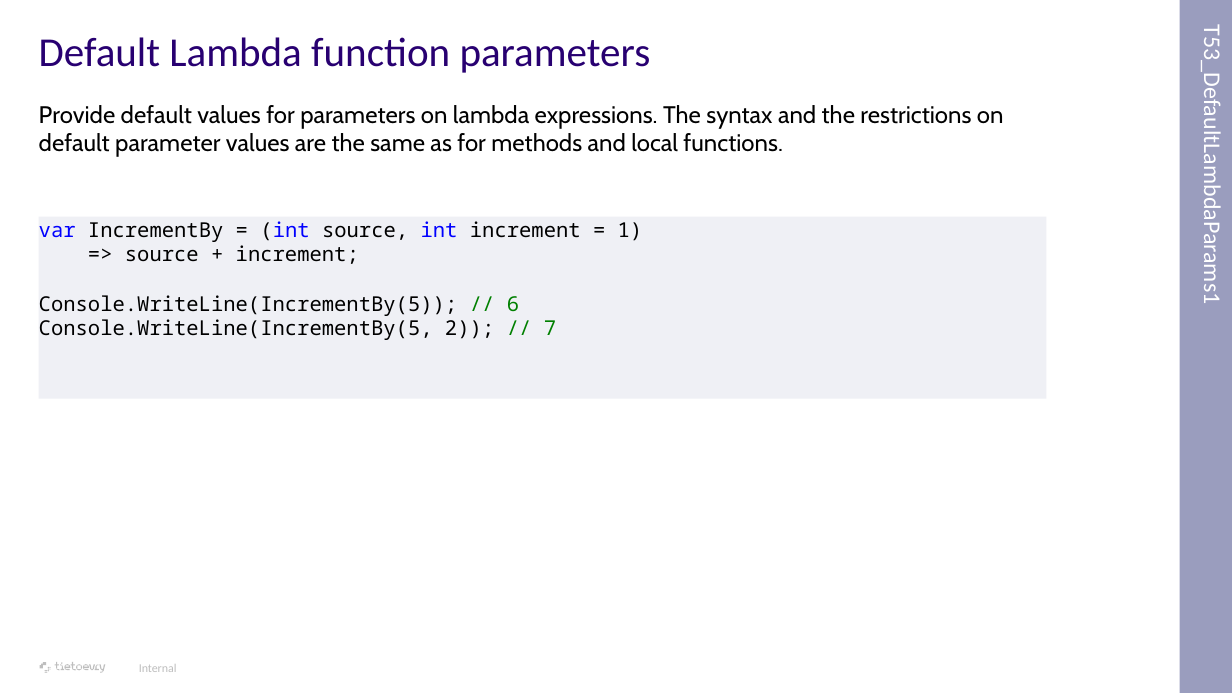
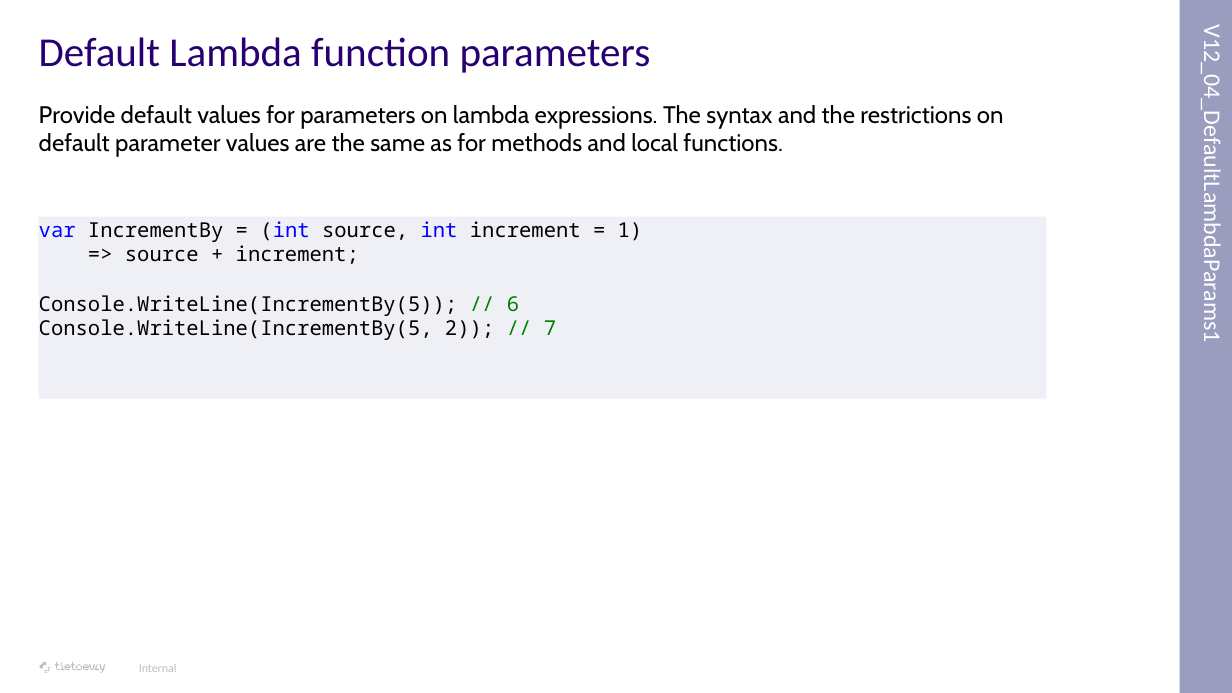
Before and after one commit to tomas-frankl/CSharpNewFeatures, a slide deck: slide 46 of Doc/New C# features.pptx. Drawn at 1232x693 pixels with LibreOffice and Linux fonts; fonts in the diff are those of the drawing; background and template pictures are left out. Boxes give left, top, right and bottom in pixels: in the first picture for what was removed or moved away, otherwise in the second. Text is boxed around its words. In the diff, an @@ line names an element or a change of style, - is before the commit and + after.

```diff
--- a/Doc/New C# features.pptx
+++ b/Doc/New C# features.pptx
@@ text in rectangle at [1198,56,1227,333]: text changed @@
-T53_DefaultLambdaParams1
+V12_04_DefaultLambdaParams1
```
Also in this commit, not shown: 34 other slides changed, 45 other files.
